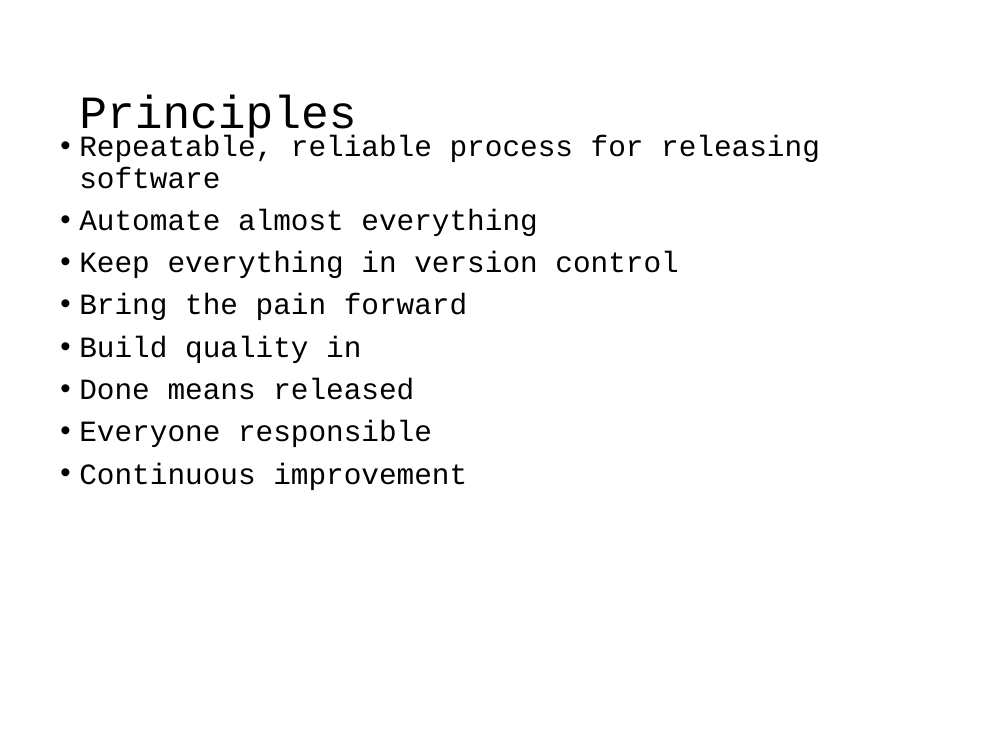
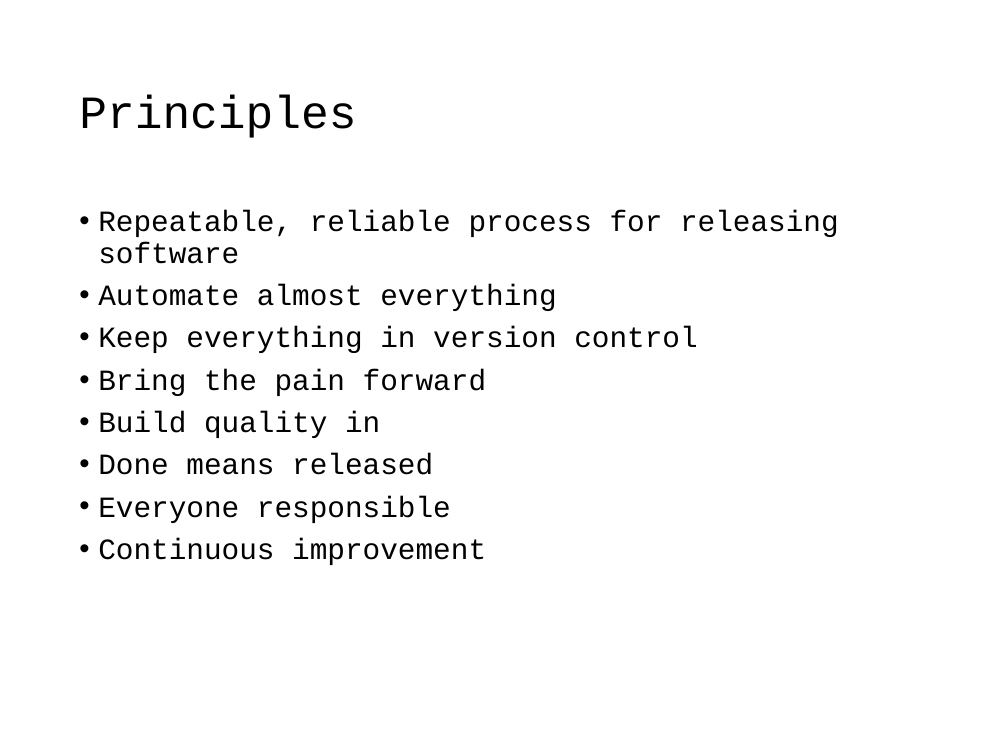
Before and after one commit to jbogard/presentations, a slide deck: slide 3 of ContinuousDeliveryInPractice/Continuous Delivery.pptx. Drawn at 1008x756 pixels with LibreOffice and Linux fonts; fonts in the diff are those of the drawing. Boxes give left, top, right and bottom in pixels: in the first picture for what was removed or moved away, otherwise in the second. Text is boxed around its words. In the diff, an @@ line names an element or a change of style, - is before the commit and + after.

Commit message:
Presentation

```diff
--- a/ContinuousDeliveryInPractice/Continuous Delivery.pptx
+++ b/ContinuousDeliveryInPractice/Continuous Delivery.pptx
@@ text "Repeatable, reliable process for releasing ...": place and size @@
-text "Repeatable, reliable process for releasing ..." at (79,135,820,490)
+text "Repeatable, reliable process for releasing ..." at (98,210,839,565)
```
